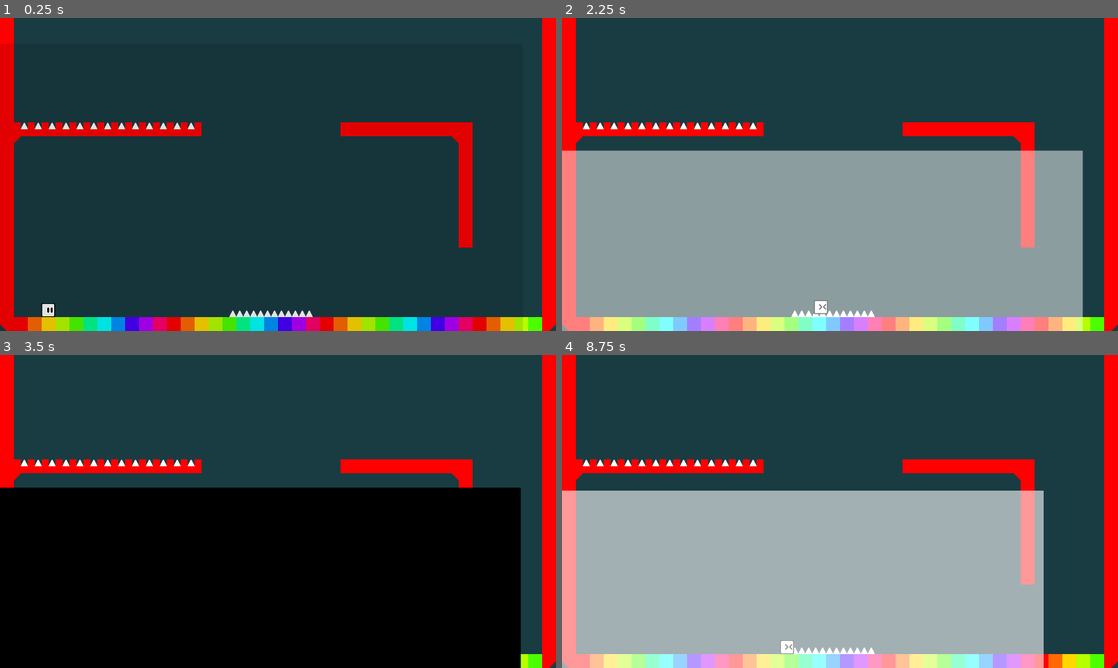
Above: before the commit, frames 1-4 (two rows, left to right).
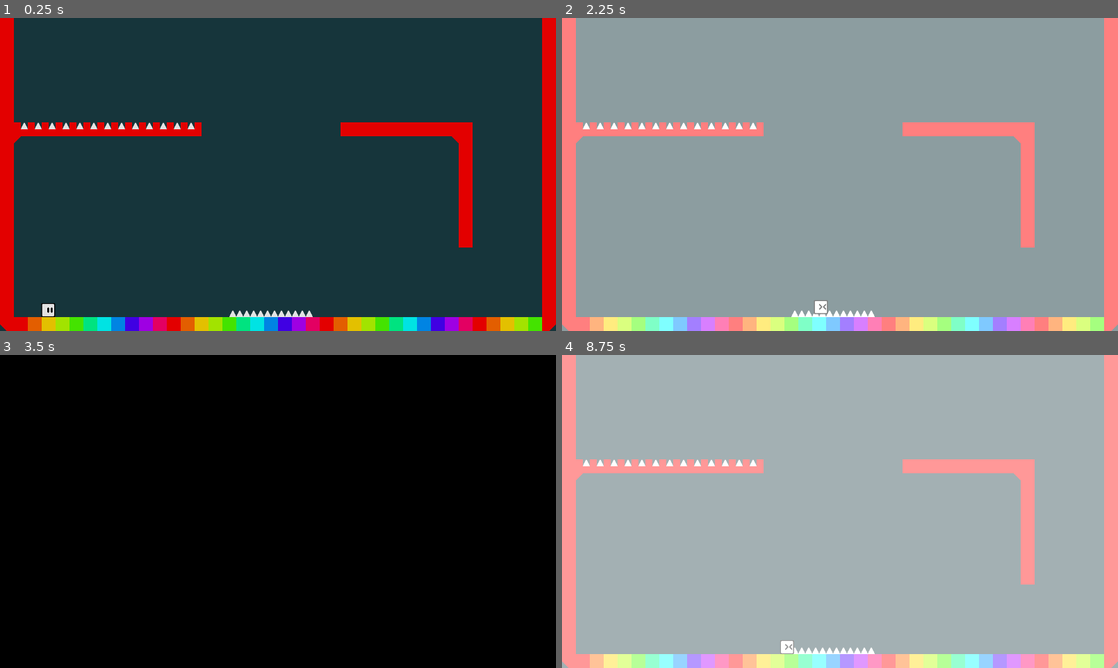
Above: after the commit, the same moments.

Repository: hanabira-mitsu/hcube
Game: Godot game, scene res://scenes/levels/0.tscn
Same seed, same stepped clock (60 frames per second), same inputs: the game is played once before the commit and once after it. This scene is started directly instead of the project's main scene.
Inputs (mouse positions are in pixels of both pictures, inside the frame that each line leads up to):
- Up to frame 1 (0.25 s): no input
- Up to frame 2 (2.25 s): move the mouse to (962, 158) at 0.52 s; hold S (action) 0.53-1.28 s; hold Right (right) 0.53-2.03 s; click (962, 158) at 0.67 s; tap A (jump) at 0.77, 1.52 s; move the mouse to (728, 190) at 1.27 s; tap S (action) at 1.35 s; move the mouse to (895, 105) at 2.02 s; hold Left (left) from 2.03 s (still down); hold S (action) from 2.03 s (still down)
- Up to frame 3 (3.5 s): tap Enter at 2.75 s; move the mouse to (250, 574) at 2.77 s; release Left (left) at 2.78 s; release S (action) at 2.78 s; hold Right (right) from 2.78 s (still down); tap S (action) at 2.85 s; click (250, 574) at 2.92 s; tap A (jump) at 3.02 s
- Up to frame 4 (8.75 s): move the mouse to (1006, 558) at 3.52 s; hold S (action) 3.53-4.28 s; tap A (jump) at 3.77, 4.52, 6.02, 6.77, 7.52 s; move the mouse to (673, 464) at 4.27 s; release Right (right) at 4.28 s; hold Left (left) 4.28-5.03 s; tap S (action) at 4.35, 5.85, 7.35 s; move the mouse to (867, 511) at 5.02 s; hold Right (right) 5.03-5.78 s; hold S (action) 5.03-5.78 s; click (867, 511) at 5.17 s; move the mouse to (756, 433) at 5.77 s; hold Left (left) 5.78-7.28 s; move the mouse to (962, 495) at 6.52 s; hold S (action) 6.53-7.28 s; move the mouse to (728, 527) at 7.27 s; hold Right (right) from 7.28 s (still down); click (728, 527) at 7.42 s; move the mouse to (895, 442) at 8.02 s; hold S (action) from 8.03 s (still down)

The runs differ from the first frame. In frame 1, 2.8% of the frame differs, in the area x 0-100%, y 0-100%; in frame 2, 46%; in frame 3, 46%; in frame 4, 51%.
Error in both runs: Cannot call method 'reload_current_scene' on a null value. (res://scripts/player.gd:48)

Commit message:
camera fixes

Diff:
--- a/scenes/level bits/ScreenCamera.tscn
+++ b/scenes/level bits/ScreenCamera.tscn
@@ -1,9 +1,8 @@
-[gd_scene load_steps=7 format=3]
+[gd_scene load_steps=7 format=3 uid="uid://n5mwksge6qv8"]
 
 [ext_resource type="Script" path="res://scripts/ScreenCamera.gd" id="1"]
 
 [sub_resource type="CanvasItemMaterial" id="1"]
-script = null
 
 [sub_resource type="Animation" id="2"]
 resource_name = "fadeIn"
@@ -20,7 +19,6 @@
 "update": 0,
 "values": [Color(0, 0, 0, 1), Color(0, 0, 0, 0)]
 }
-script = null
 
 [sub_resource type="Animation" id="3"]
 resource_name = "fadeOut"
@@ -37,7 +35,6 @@
 "update": 0,
 "values": [Color(1, 1, 1, 0), Color(0, 0, 0, 1)]
 }
-script = null
 
 [sub_resource type="Animation" id="4"]
 resource_name = "flash"
@@ -54,28 +51,26 @@
 "update": 0,
 "values": [Color(1, 1, 1, 0), Color(1, 1, 1, 1), Color(1, 1, 1, 0)]
 }
-script = null
 
 [sub_resource type="AnimationLibrary" id="5"]
 _data = {
-"fadeIn": SubResource( "2" ),
-"fadeOut": SubResource( "3" ),
-"flash": SubResource( "4" )
+"fadeIn": SubResource("2"),
+"fadeOut": SubResource("3"),
+"flash": SubResource("4")
 }
-script = null
 
 [node name="ScreenCamera" type="Camera2D"]
-script = ExtResource( "1" )
+script = ExtResource("1")
 
 [node name="ColorRect" type="ColorRect" parent="."]
-material = SubResource( "1" )
-offset_left = -640.0
-offset_top = -360.0
-offset_right = 640.0
-offset_bottom = 360.0
+material = SubResource("1")
+offset_left = -3217.0
+offset_top = -2258.0
+offset_right = 3353.0
+offset_bottom = 2462.0
 color = Color(0, 0, 0, 1)
 
 [node name="AnimationPlayer" type="AnimationPlayer" parent="ColorRect"]
 libraries = {
-"": SubResource( "5" )
+"": SubResource("5")
 }
--- a/scripts/ScreenCamera.gd
+++ b/scripts/ScreenCamera.gd
@@ -28,7 +28,7 @@
 	#tween.tween_property(self, "global_position", Vector2i(Target.position.x, Target.position.y), align_time)
 	if floor(self.position.distance_to(Vector2(Target.position.x, self.position.y))) > 40:
 		self.position.x = move_toward(self.position.x, Target.position.x, 5)
-	if floor(self.position.distance_to(Vector2(Target.position.y, self.position.y))) > 40:
+	if floor(self.position.distance_to(Vector2(Target.position.y, self.position.y))) > 0:
 		self.position.y = move_toward(self.position.y, Target.position.y, 5)
 
 # Calculating the gridnapped position
Not shown: 1 places in scenes/levels/0.tscn that only renumber resources
